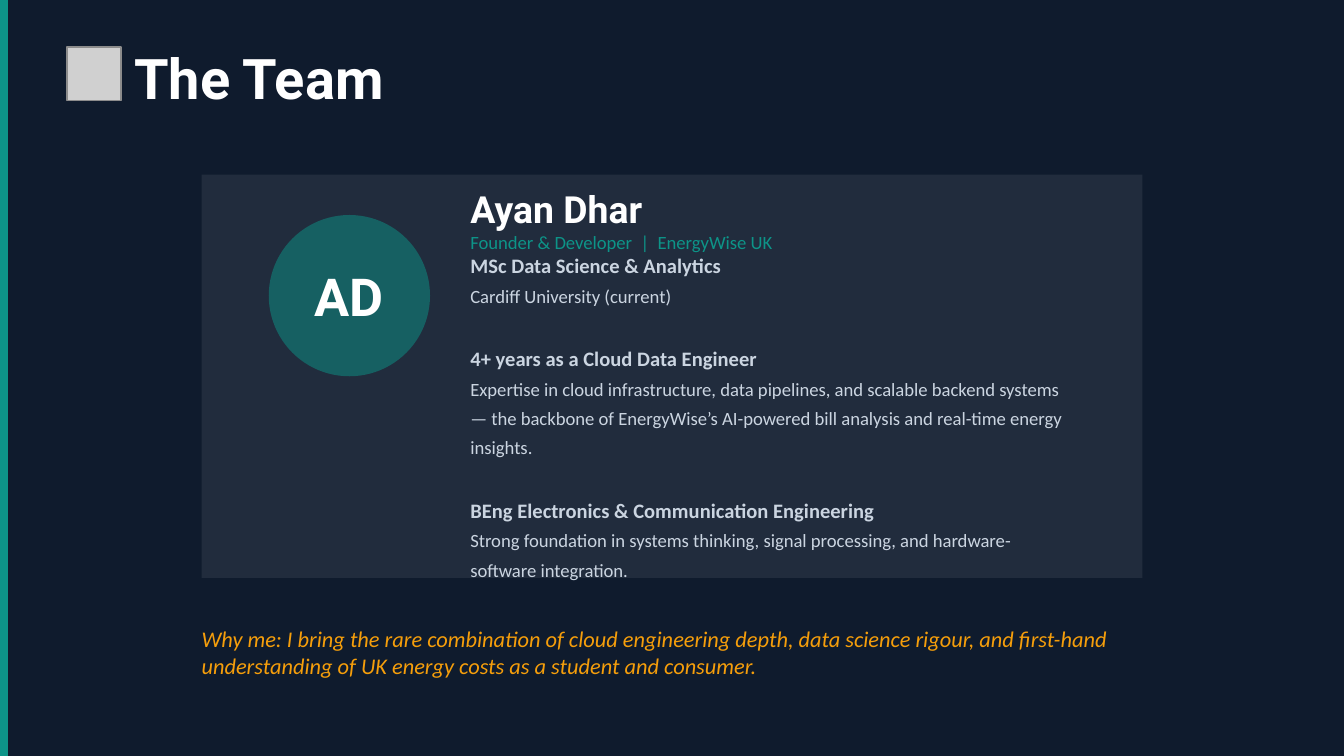
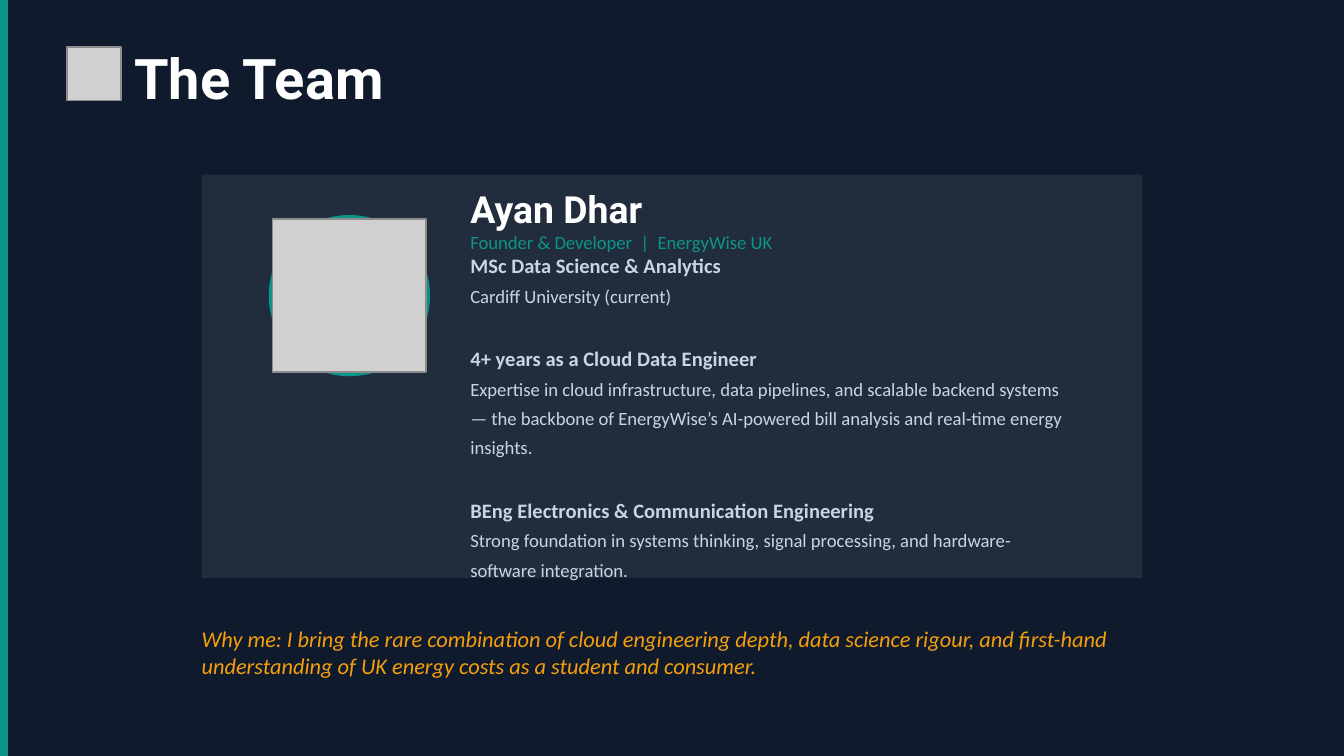
Before and after one commit to ayandhar0403/energy-wise-uk, a slide deck: slide 9 of EnergyWise-UK-Pitch-Deck.pptx. Drawn at 1344x756 pixels with LibreOffice and Linux fonts; fonts in the diff are those of the drawing; grey boxes stand for pictures. Boxes give left, top, right and bottom in pixels: in the first picture for what was removed or moved away, otherwise in the second. Text is boxed around its words. In the diff, an @@ line names an element or a change of style, - is before the commit and + after.

```diff
--- a/EnergyWise-UK-Pitch-Deck.pptx
+++ b/EnergyWise-UK-Pitch-Deck.pptx
@@ ellipse at (269, 215, 430, 376): fill #0D9488 at 50% opacity to #0D9488 @@
@@ picture added at (273, 219, 426, 372) @@
@@ text removed at (315, 279, 384, 316) @@
-AD
```
Also in this commit, not shown: 1 other slide changed.
